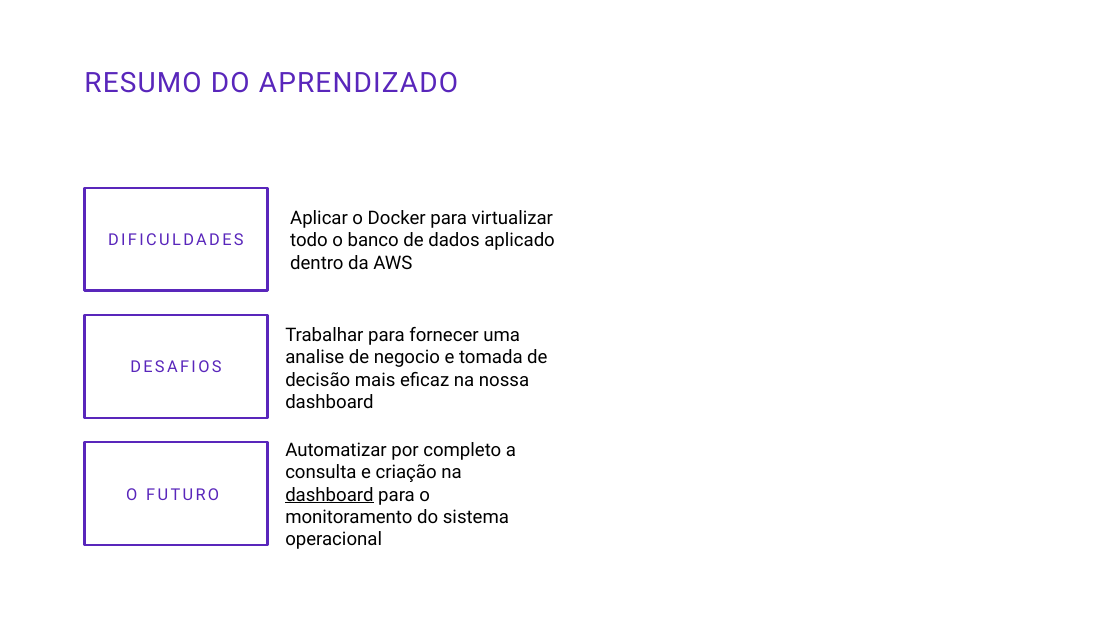
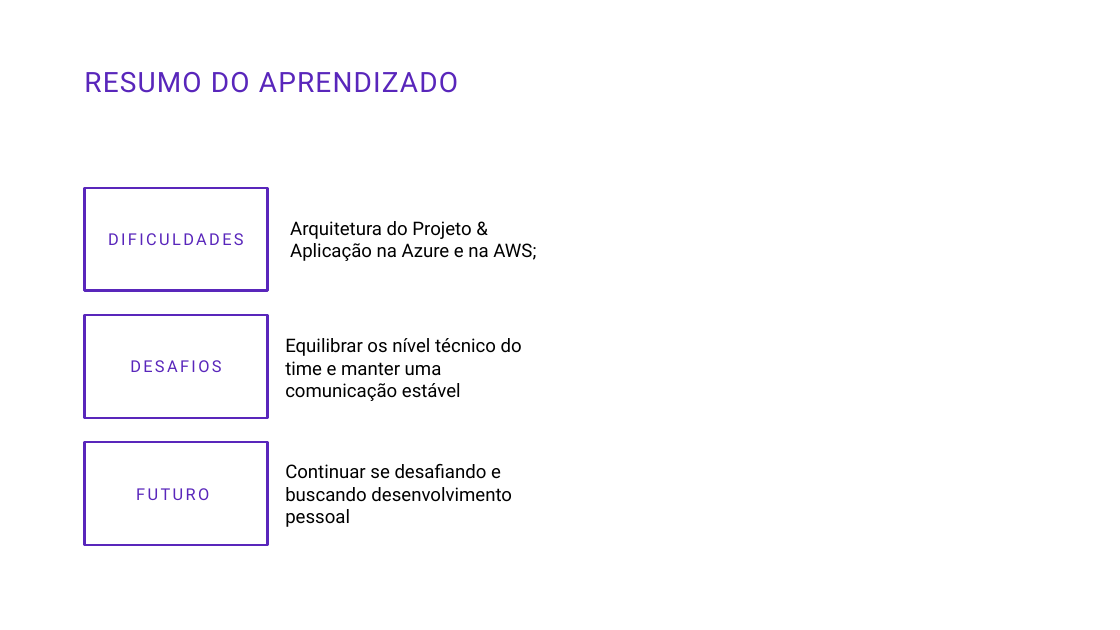
Before and after one commit to equipebolsa/Rabbit-Monitoring-System, a slide deck: slide 15 of Documentação/Rabbit - Grupo 05.pptx. Drawn at 1120x630 pixels with LibreOffice and Linux fonts; fonts in the diff are those of the drawing. Boxes give left, top, right and bottom in pixels: in the first picture for what was removed or moved away, otherwise in the second. Text is boxed around its words. In the diff, an @@ line names an element or a change of style, - is before the commit and + after.

```diff
--- a/Documentação/Rabbit - Grupo 05.pptx
+++ b/Documentação/Rabbit - Grupo 05.pptx
@@ text at [290,221,536,261]: text changed @@
-Aplicar o Docker para virtualizar todo o banco de dados aplicado dentro da AWS
+Arquitetura do Projeto & Aplicação na Azure e na AWS;
@@ text at [285,338,522,401]: text changed @@
-Trabalhar para fornecer uma analise de negocio e tomada de decisão mais eficaz na nossa dashboard
+Equilibrar os nível técnico do time e manter uma comunicação estável
@@ text at [285,464,512,527]: text changed @@
-Automatizar por completo a consulta e criação na dashboard para o monitoramento do sistema operacional
+Continuar se desafiando e buscando desenvolvimento pessoal
@@ text at [136,488,209,500]: text changed @@
-O FUTURO
+FUTURO
```
Also in this commit, not shown: 1 slide added.
